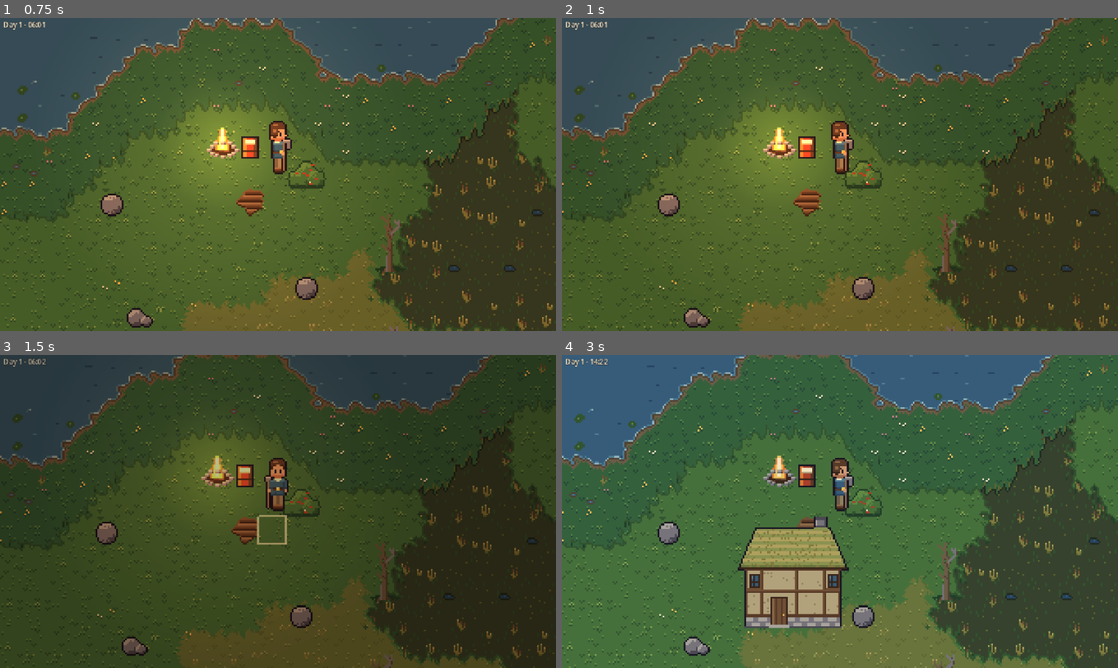
Above: before the commit, frames 1-4 (two rows, left to right).
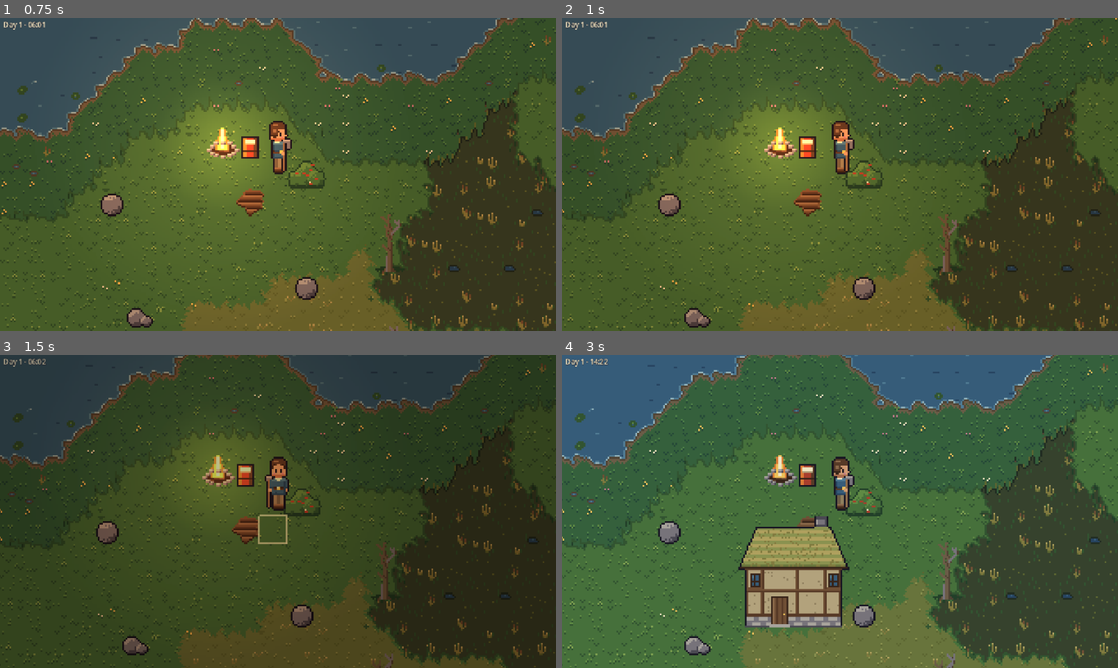
Above: after the commit, the same moments.

Repository: gentoomaniac/sandbox-game
Game: Godot game, scene res://game/scenes/main.tscn
The game is run twice, just before and just after one commit, with the same random seed, the same clock (stepped at 60 frames per second) and the same inputs.
Inputs (mouse positions are in pixels of both pictures, inside the frame that each line leads up to):
- Up to frame 1 (0.75 s): tap Enter at 0.5 s; move the mouse to (400, 158) at 0.52 s; hold Right (ui_right) from 0.53 s (still down); hold Space (use) from 0.53 s (still down); click (400, 158) at 0.67 s
- Up to frame 2 (1 s): keep holding Right (ui_right); keep holding Space (use)
- Up to frame 3 (1.5 s): move the mouse to (166, 527) at 1.27 s; release Right (ui_right) at 1.28 s; release Space (use) at 1.28 s; hold Down (ui_down) from 1.28 s (still down); tap E (interact) at 1.35 s; click (166, 527) at 1.42 s
- Up to frame 4 (3 s): tap Space (use) at 1.55, 2.3, 2.75, 2.85 s; tap Enter at 2 s; move the mouse to (895, 442) at 2.02 s; release Down (ui_down) at 2.03 s; hold Right (ui_right) 2.03-2.78 s; hold B (toggle_build) 2.03-2.78 s; click (895, 442) at 2.17 s; move the mouse to (812, 574) at 2.77 s; hold F2 (toggle_fast_forward) from 2.78 s (still down); click (812, 574) at 2.92 s

Frame 1 is identical in both runs. In frame 2, 2.7% of the frame differs, in the area x 0-100%, y 0-100%; in frame 3, 3.0%; in frame 4, 6.1%.

Commit message:
Camera: follow the player's exact position by default, F7 / --follow= for pixel-locked
The world scrolls at sub-pixel precision; the player stays on the art pixel grid and may
wobble by up to half an art pixel against the screen. The old whole-pixel following stays
as Follow.PIXEL_LOCKED for comparing by feel.

Co-Authored-By: Claude Sonnet 5.5 <noreply@anthropic.com>

Diff:
--- a/game/scenes/camera_controller.gd
+++ b/game/scenes/camera_controller.gd
@@ -1,14 +1,27 @@
 class_name CameraController
 extends Node
-## Second stage of the rendering. Points the world camera, which sits on a whole art pixel
-## and never zooms, and shows the matching part of the world viewport on the window through
-## the sharp-bilinear shader (see ViewMath). The mouse wheel zooms around the camera target.
-## The camera API is CameraRig's, reached through `rig`.
+## Second stage of the rendering. Points the world camera, which sits on the whole art pixel
+## nearest to the target and never zooms, and shows the matching part of the world viewport
+## on the window through the sharp-bilinear shader (see ViewMath), shifted by the target's
+## fraction. So the world scrolls at sub-pixel precision while everything in the viewport
+## stays on the art pixel grid. The mouse wheel zooms around the camera target. The camera
+## API is CameraRig's, reached through `rig`.
+
+## What the camera follows the player with.
+enum Follow {
+	## The exact position: smooth scrolling, but the player, drawn on the pixel grid, wobbles
+	## by up to half an art pixel against the screen.
+	SMOOTH,
+	## The player's position on the pixel grid: still against the screen, but the world
+	## scrolls in whole art pixels.
+	PIXEL_LOCKED,
+}
 
 @export var world_viewport: SubViewport
 @export var world_camera: Camera2D
 @export var screen: TextureRect
 
+var follow_mode := Follow.SMOOTH
 var rig := CameraRig.new()
 
 
--- a/game/scenes/main.gd
+++ b/game/scenes/main.gd
@@ -11,9 +11,10 @@
 ## crops in every growth stage (see DebugField); `--inside` walks into the first house as soon
 ## as one exists (see `--house`); `--zoom=<z>` sets the camera zoom;
 ## `--camera-shift=<x>,<y>` moves the camera by that many art pixels, fractions included
-## (to check smooth scrolling). PlayerView parses `--outfit=<n>` and `--pose=<direction>`,
-## and F6 cycles the outfit (see there). BuildMode parses `--ghost=<x>,<y>` and
-## `--house=<x>,<y>` (see there).
+## (to check smooth scrolling); `--follow=<smooth|locked>` picks how the camera follows the
+## player (see CameraController.Follow) and F7 toggles it. PlayerView parses `--outfit=<n>` and
+## `--pose=<direction>`, and F6 cycles the outfit (see there). BuildMode parses
+## `--ghost=<x>,<y>` and `--house=<x>,<y>` (see there).
 
 const WORLD_SEED := 1
 ## One game day lasts 16 real minutes (24 h * 60 min / 1.5 / 60 s).
@@ -24,6 +25,8 @@
 const SCREENSHOT_SETTLE_FRAMES := 3
 ## Fading out and back in around sleep and doors.
 const SLEEP_FADE_SECONDS := 0.5
+## Debug: toggles the camera's follow mode.
+const FOLLOW_KEY := KEY_F7
 
 var _state := GameState.new_game(WORLD_SEED)
 var _player_view := PlayerView.new()
@@ -65,6 +68,8 @@
 			_enter_first_house = true
 		elif arg.begins_with("--zoom="):
 			_start_zoom = float(arg.trim_prefix("--zoom="))
+		elif arg == "--follow=locked":
+			_camera.follow_mode = CameraController.Follow.PIXEL_LOCKED
 		elif arg.begins_with("--camera-shift="):
 			var shift := arg.trim_prefix("--camera-shift=").split_floats(",")
 			_camera_shift = Vector2(shift[0], shift[1])
@@ -86,8 +91,12 @@
 
 
 func _unhandled_input(event: InputEvent) -> void:
-	# A SubViewport only gets the events that are pushed into it.
+	# A SubViewport only gets the events that are pushed into it. That does not mark the
+	# event as handled here, so Main still sees what BuildMode consumed.
 	_world.push_input(event)
+	if event is InputEventKey and event.pressed and event.keycode == FOLLOW_KEY:
+		_toggle_follow_mode()
+		return
 	if event.is_action_pressed("toggle_fast_forward"):
 		_fast_forward = not _fast_forward
 	elif event.is_action_pressed("interact") and not _is_fading:
@@ -115,10 +124,14 @@
 			_save_screenshot_and_quit()
 
 
-## Where the camera looks: the player as drawn, on the art pixel grid, so the player does
-## not move against the screen.
+## Where the camera looks. The player is drawn on the art pixel grid (rounded), the camera
+## is not, so the world scrolls smoothly and the player wobbles by up to half an art pixel
+## against the screen; PIXEL_LOCKED follows the rounded position instead.
 func _camera_target() -> Vector2:
-	return (_state.player.position * TerrainTileset.TILE_SIZE).round() + _camera_shift
+	var position := _state.player.position * TerrainTileset.TILE_SIZE
+	if _camera.follow_mode == CameraController.Follow.PIXEL_LOCKED:
+		position = position.round()
+	return position + _camera_shift
 
 
 ## Real time to whole game minutes; the fraction carries over to the next frame.
@@ -206,6 +219,13 @@
 	return _view.is_settled and not _enter_first_house
 
 
+func _toggle_follow_mode() -> void:
+	var is_smooth := _camera.follow_mode == CameraController.Follow.SMOOTH
+	_camera.follow_mode = (
+		CameraController.Follow.PIXEL_LOCKED if is_smooth else CameraController.Follow.SMOOTH
+	)
+
+
 func _show_build_message(text: String) -> void:
 	_message.text = text
 
--- a/game/scenes/view_math.gd
+++ b/game/scenes/view_math.gd
@@ -6,7 +6,8 @@
 ## with the camera at a whole art pixel. Stage two shows part of that image on the window,
 ## scaled by `screen_scale`. The part is centred on the camera's real (fractional) target,
 ## which is how scrolling and zooming stay smooth although stage one never moves by less than
-## a pixel.
+## a pixel: the world and the player stay on the art pixel grid, only the window's view of
+## it moves by fractions.
 
 const MIN_ZOOM := 0.5
 const MAX_ZOOM := 2.0
